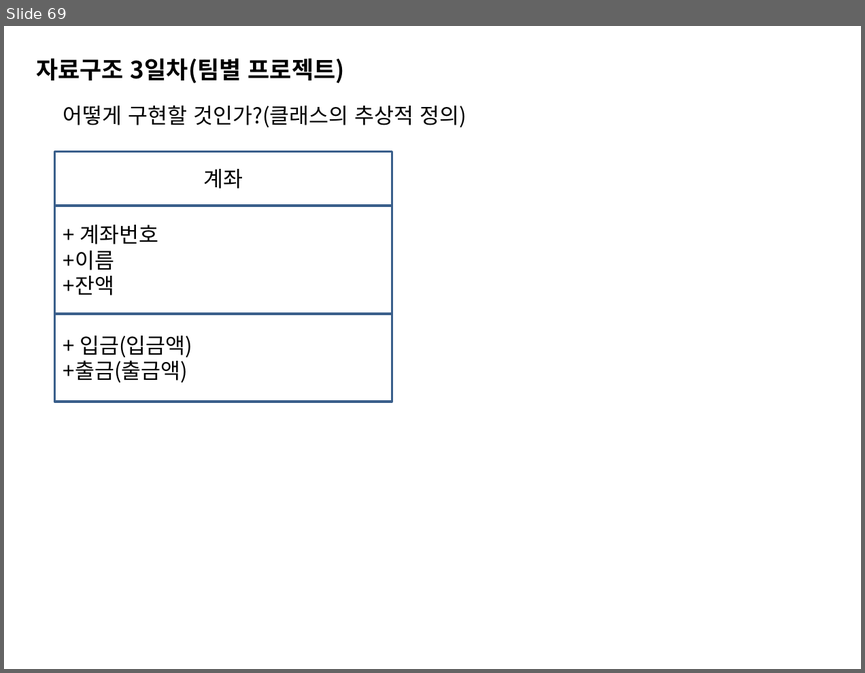
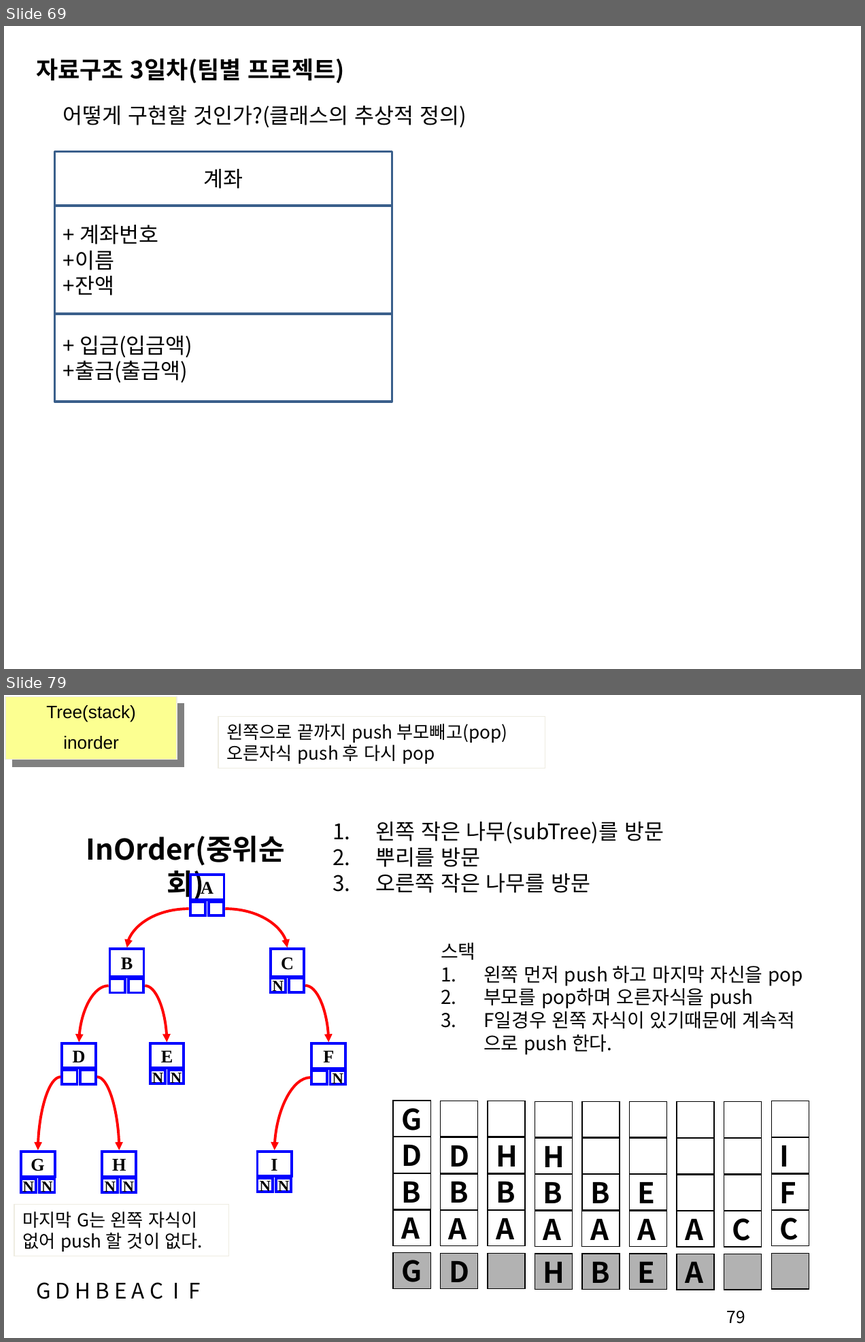
Before and after one commit to sing2song/TILDS, a slide deck: Java자료구조.pptx. Shown one above the other, each under a label of ours: slide 69 before the commit, slides 69 and 79 after it; the slides between them are not shown. The pictures are 865x673 and 865x1342 pixels, drawn with LibreOffice and Linux fonts; fonts in the diff are those of the drawing. Boxes give left, top, right and bottom in pixels: in the first picture for what was removed or moved away, otherwise in the second. Text is boxed around its words. In the diff, an @@ line names an element or a change of style, - is before the commit and + after.

```diff
--- a/Java자료구조.pptx
+++ b/Java자료구조.pptx
@@ slide 79 added at (x1=4, y1=695, x2=861, y2=1338), background #FFFFFF @@
@@ rectangle added at (x1=6, y1=697, x2=177, y2=759), fill #FCFF91, outline #EEECE1 0.75 pt, 15 pt, text #000000 @@
+Tree(stack)
+inorder
@@ rectangle added at (x1=218, y1=717, x2=545, y2=768), outline #EEECE1 0.75 pt, 15 pt, text #000000 @@
+왼쪽으로 끝까지 push 부모빼고(pop)
+오른자식 push 후 다시 pop
@@ text added at (x1=86, y1=835, x2=285, y2=902), 24 pt, text #000000, bold @@
+InOrder(중위순회)
@@ text added at (x1=375, y1=821, x2=664, y2=893), 18 pt, text #000000 @@
+1. 왼쪽 작은 나무(subTree)를 방문
+2. 뿌리를 방문
+3. 오른쪽 작은 나무를 방문
@@ text added at (x1=441, y1=943, x2=803, y2=1055), 16 pt, text #000000 @@
+스택
+1. 왼쪽 먼저 push 하고 마지막 자신을 pop
+2. 부모를 pop하며 오른자식을 push
+3. F일경우 왼쪽 자식이 있기때문에 계속적
+으로 push 한다.
@@ group added at (x1=21, y1=875, x2=346, y2=1192): 27 rectangles, 8 curved arrows @@
+D
+E
+N
+N
+B
+C
+N
+A
+I
+N
+N
+F
+N
+G
+N
+N
+H
+N
+N
@@ rectangle added at (x1=14, y1=1204, x2=228, y2=1256), outline #EEECE1 0.75 pt, 15 pt, text #000000 @@
+마지막 G는 왼쪽 자식이
+없어 push 할 것이 없다.
@@ group added at (x1=392, y1=1100, x2=809, y2=1289): 45 rectangles @@
+G
+G
+D
+B
+D
+D
+B
+H
+B
+H
+H
+B
+B
+B
+E
+E
+A
+A
+A
+A
+A
+A
+A
+A
+C
+I
+F
+C
@@ text added at (x1=36, y1=1282, x2=201, y2=1299), 18 pt, text #000000 @@
+G D H B E A C I F
@@ page number added at (x1=727, y1=1310, x2=745, y2=1323), 14 pt, text #000000 @@
+79
```
Also in this commit, not shown: 2 slides changed, 18 other slides added, 1 slide removed, 11 other files.
